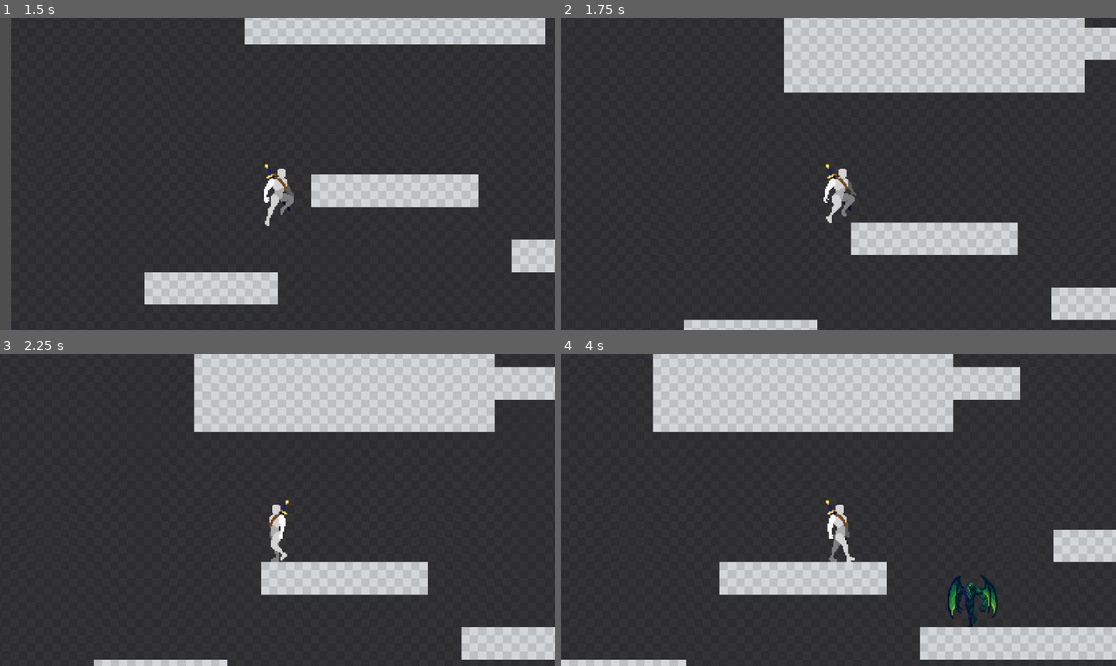
Above: before the commit, frames 1-4 (two rows, left to right).
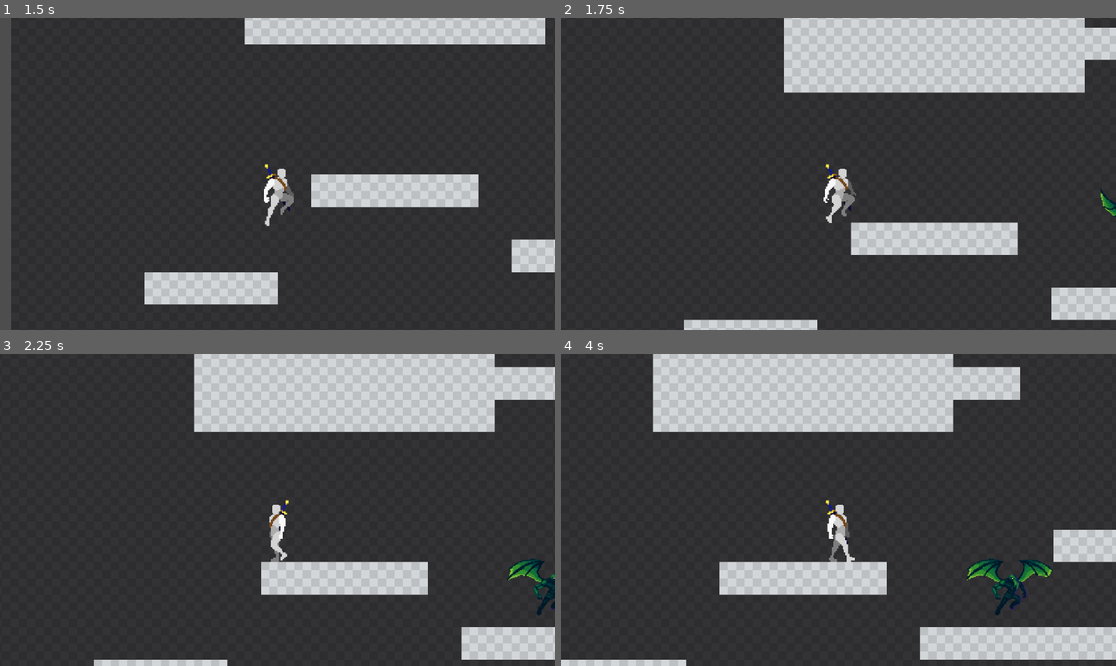
Above: after the commit, the same moments.

Repository: Lidrial/projet_69
Game: Godot game, scene res://demo_level.tscn
The game is run twice, just before and just after one commit, with the same random seed, the same clock (stepped at 60 frames per second) and the same inputs. This scene is started directly instead of the project's main scene.
Inputs:
- Up to frame 1 (1.5 s): tap Enter (ui_accept) at 0.5, 0.77 s; hold Shift (input_shift) 0.53-1.28 s; hold D (input_move_right) from 0.53 s (still down); tap Space (input_space) at 1.35 s
- Up to frame 2 (1.75 s): keep holding D (input_move_right); tap Enter (ui_accept) at 1.52 s
- Up to frame 3 (2.25 s): release D (input_move_right) at 2.03 s; hold A (input_move_left) from 2.03 s (still down); hold Shift (input_shift) from 2.03 s (still down)
- Up to frame 4 (4 s): release A (input_move_left) at 2.78 s; release Shift (input_shift) at 2.78 s; hold D (input_move_right) from 2.78 s (still down); tap Space (input_space) at 2.85 s; tap Enter (ui_accept) at 3.02, 3.77 s; hold Shift (input_shift) from 3.53 s (still down)

Frame 1 is identical in both runs. In frame 2, 0.1% of the frame differs, in the area x 97-100%, y 54-64%; in frame 3, 0.6%; in frame 4, 1.7%, in the area x 69-89%, y 65-88%.

Commit message:
block atk mid air

Diff:
--- a/CthuluBody2D.gd
+++ b/CthuluBody2D.gd
@@ -20,7 +20,7 @@
 
 # Called every frame. 'delta' is the elapsed time since the previous frame.
 func _physics_process(delta):
-	if is_attacking:
+	if is_attacking and is_on_floor():
 		return
 
 	if not is_on_floor():
@@ -28,7 +28,8 @@
 
 	#pick a random number between 1 and 4 every 10 frames
 	if temp == 0:
-		action = randi_range(1,4)
+		# action = randi_range(1,4)
+		action = 4
 		HasJumped = false
 		print(action)
 		temp = 60
